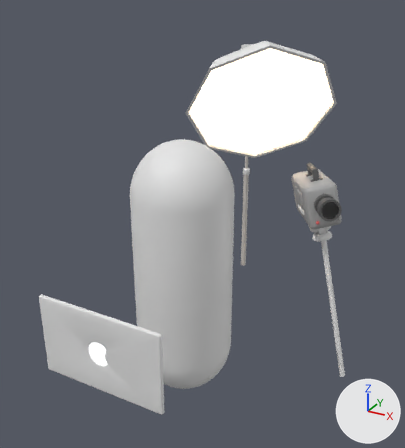
A saved change to the Blender file assets/Blender/model.blend.
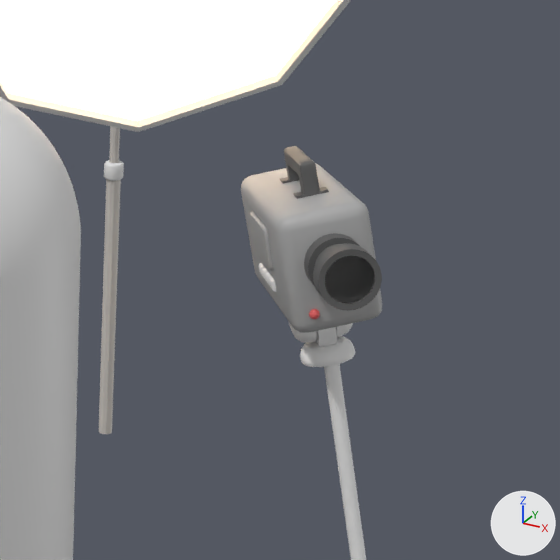
There are two pictures of each version: one whole from a 50 mm lens placed at (2.4, -3.99, 3.77), pointed at (-0.52, 1.31, 1.12), one close up on the part from 51% to 100% of the width and 25% to 69% of the height. The lights are fixed; the arrows at lower right show +X, +Y and +Z.
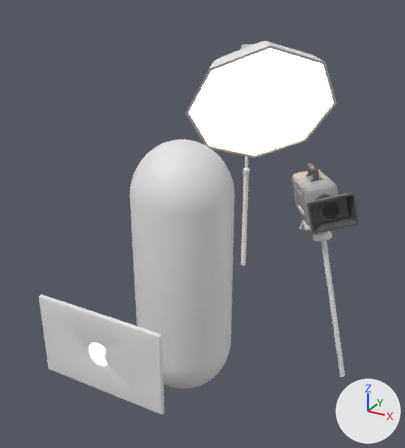
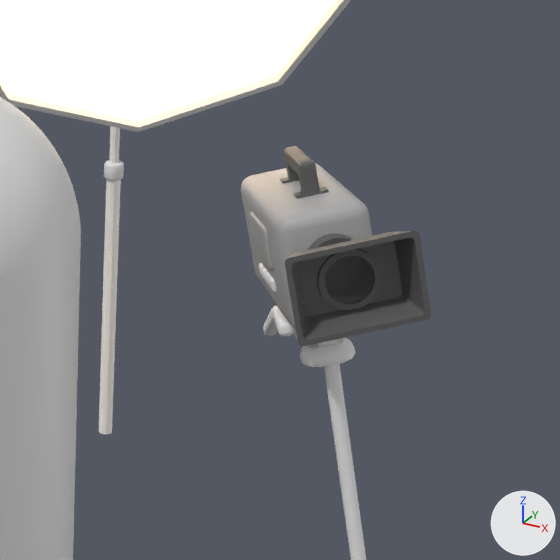
Changed parts and their boxes [x1, y1, x2, y2] in the close-ups (560 x 560 px):
'Cube', shown: after [285, 231, 431, 346]
'Cylinder.007', recoloured: [99, 179, 121, 434] in both
'BezierCurve', added: after [263, 306, 293, 336]
'Cylinder.006', recoloured: [109, 126, 120, 163] in both

Edits to the bpy script that builds the scene:
```text
Change mat_stand:
    mat_stand.base_color: (0.616, 0.582, 0.544) -> (1.0, 0.944, 0.882)  # light grey #cec9c3 -> white #fff9f1
Add me_mesh:
    me_mesh.from_pydata(...)  # 304 vertices, 290 faces; spans x -1.32..0.62, y -0.18..0.09, z -0.06..0.06
    me_mesh.polygons.foreach_set('use_smooth', [True] * 290)
Change ob_cube:
    remove ob_cube.hide_render = True
Add ob_beziercurve:
    ob_beziercurve = bpy.data.objects.new('BezierCurve', me_mesh)
    ob_beziercurve.location = (0.724, 1.305, 1.393)
    ob_beziercurve.rotation_euler = (-1.436, -2.725, 1.956)  # degrees (-82, -156, 112)
    ob_beziercurve.scale = (0.442, 0.442, 0.442)
```
